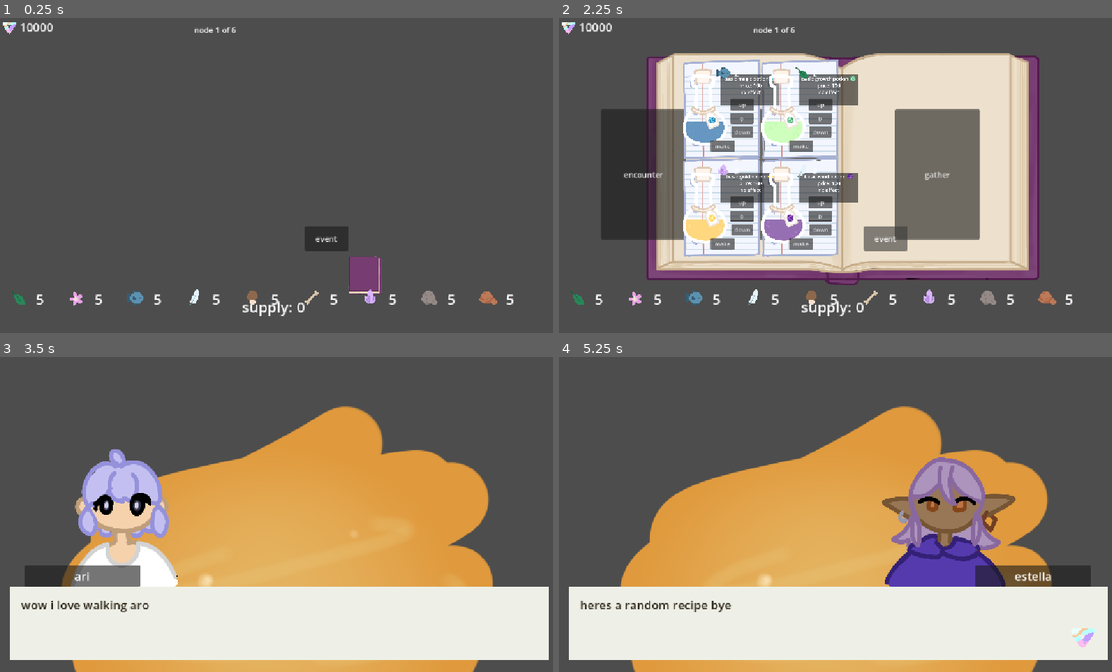
Above: before the commit, frames 1-4 (two rows, left to right).
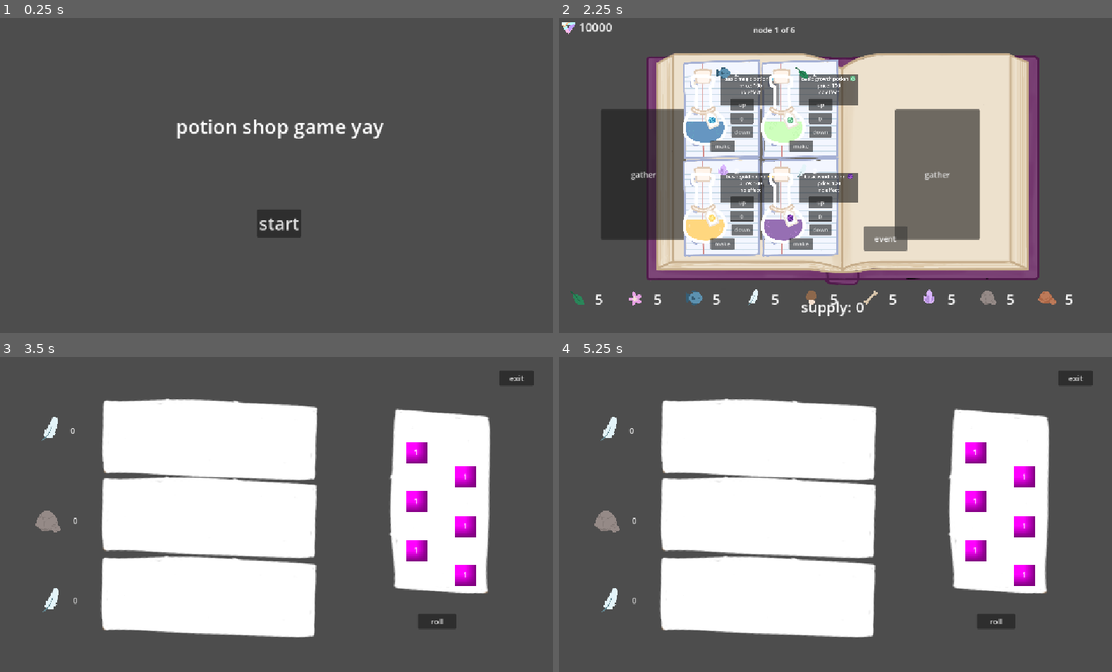
Above: after the commit, the same moments.

Repository: clairewsu/game
Game: Godot game, scene res://resources/encounters/home.tscn
The game is run twice, just before and just after one commit, with the same random seed, the same clock (stepped at 60 frames per second) and the same inputs. Before the commit the project starts from res://scenes/bigmain.tscn. The engine's default icon, where the game draws it, is replaced by a stand-in: a white triangle on a blue panel in a dark square.
Inputs (mouse positions are in pixels of both pictures, inside the frame that each line leads up to):
- Up to frame 1 (0.25 s): no input
- Up to frame 2 (2.25 s): click (835, 222) at 0.5 s, where only the run after the commit has a clickable "start"; click (923, 273) at 1.25 s; click "event" at 2 s
- Up to frame 3 (3.5 s): click (82, 514) at 2.75 s, where only the run before the commit has a clickable "encounter"
- Up to frame 4 (5.25 s): tap Enter (enter) at 3.5 s; move the mouse to (962, 498) at 3.52 s; hold Enter (enter) 3.53-4.25 s; click (962, 498) at 3.67 s; tap Left (l) at 3.8 s; drag from (730, 530) to (813, 577) at 4.27 s; tap Space (space) at 5 s; move the mouse to (896, 445) at 5.02 s; press the mouse at (896, 445) at 5.03 s

The runs differ from the first frame. In frame 1, 4.0% of the frame differs, in the area x 0-93%, y 1-95%; in frame 2, less than 0.1%; in frame 3, 62%, in the area x 1-100%, y 4-100%; in frame 4, 61%.

Commit message:
first playable (very buggy) build yay

Diff:
--- /dev/null
+++ b/home.gd
@@ -0,0 +1,24 @@
+extends Node
+var game_scene=preload("res://scenes/bigmain.tscn")
+
+
+# Called when the node enters the scene tree for the first time.
+func _ready() -> void:
+	pass # Replace with function body.
+
+
+# Called every frame. 'delta' is the elapsed time since the previous frame.
+func _process(delta: float) -> void:
+	pass
+
+
+func _on_start_pressed() -> void:
+	var game=game_scene.instantiate()
+	add_child(game)
+	$start.hide()
+	$Label.hide()
+	game.tree_exited.connect(_on_end)
+
+func _on_end():
+	$start.show()
+	$Label.show()
--- a/project.godot
+++ b/project.godot
@@ -11,7 +11,7 @@
 [application]
 
 config/name="like card or hwatever"
-run/main_scene="uid://c681khles0wyn"
+run/main_scene="uid://coeroqjb8wdpc"
 config/features=PackedStringArray("4.6", "Forward Plus")
 config/icon="res://icon.svg"
 
--- /dev/null
+++ b/resources/encounters/home.tscn
@@ -0,0 +1,24 @@
+[gd_scene format=3 uid="uid://coeroqjb8wdpc"]
+
+[ext_resource type="Script" uid="uid://ba7hat777uqwd" path="res://home.gd" id="1_t4cf2"]
+
+[node name="Node" type="Node" unique_id=573697883]
+script = ExtResource("1_t4cf2")
+
+[node name="start" type="Button" parent="." unique_id=1880446522]
+offset_left = 525.0
+offset_top = 395.0
+offset_right = 615.0
+offset_bottom = 453.0
+theme_override_font_sizes/font_size = 36
+text = "start"
+
+[node name="Label" type="Label" parent="." unique_id=1184315712]
+offset_left = 359.0
+offset_top = 198.0
+offset_right = 783.0
+offset_bottom = 253.0
+theme_override_font_sizes/font_size = 40
+text = "potion shop game yay"
+
+[connection signal="pressed" from="start" to="." method="_on_start_pressed"]
--- a/scenes/ui_or_smth.tscn
+++ b/scenes/ui_or_smth.tscn
@@ -129,7 +129,30 @@
 ignore_texture_size = true
 stretch_mode = 0
 
+[node name="quota" type="Label" parent="." unique_id=1963619229]
+offset_right = 40.0
+offset_bottom = 23.0
+theme_override_font_sizes/font_size = 24
+text = "quota: 10000"
+
+[node name="currentscore" type="Label" parent="." unique_id=494947870]
+offset_left = 177.0
+offset_right = 321.0
+offset_bottom = 34.0
+theme_override_font_sizes/font_size = 24
+text = "score: 10000"
+
+[node name="losebutton" type="Button" parent="." unique_id=1729776475]
+visible = false
+offset_left = 682.0
+offset_top = 516.0
+offset_right = 816.0
+offset_bottom = 558.0
+theme_override_font_sizes/font_size = 24
+text = "you lost lol"
+
 [connection signal="timeout" from="Timer" to="." method="_on_timer_timeout"]
 [connection signal="pressed" from="startbutton" to="." method="_on_startbutton_pressed"]
 [connection signal="pressed" from="endbutton" to="." method="_on_endbutton_pressed"]
 [connection signal="pressed" from="pausebutton" to="." method="_on_pausebutton_pressed"]
+[connection signal="pressed" from="losebutton" to="." method="_on_losebutton_pressed"]
--- a/scripts/bigmain.gd
+++ b/scripts/bigmain.gd
@@ -163,17 +163,19 @@
 	$moneycount/Timer.start()
 
 func update_moneys_popup():
+	if Global.moneys<0:
+		return
 	popping_up=true
 	var tween=create_tween()
 	$moneycount.show()
 	$moneycount.position+=Vector2(0,-100)
-	tween.tween_property($moneycount,"position",$moneycount.position+Vector2(0,100),1)
+	tween.tween_property($moneycount,"position",$moneycount.position+Vector2(0,100),.5)
 	tween.tween_method(update_moneys,int($moneycount/Label.text),Global.moneys,1)
 	await tween.finished
 	if not visible:
 		tween=create_tween()
 		tween.tween_interval(.3)
-		tween.tween_property($moneycount,"position",$moneycount.position+Vector2(0,-100),1)
+		tween.tween_property($moneycount,"position",$moneycount.position+Vector2(0,-100),.5)
 		await tween.finished
 		$moneycount.hide()
 	$moneycount.position=Vector2(0,0)
--- a/scripts/dice.gd
+++ b/scripts/dice.gd
@@ -1,4 +1,5 @@
 extends Area2D
+class_name dice
 var drag=false
 var defaultpos=Vector2(100,100)
 var amt:int
--- a/scripts/gather.gd
+++ b/scripts/gather.gd
@@ -47,16 +47,20 @@
 	var x=0
 	if event.is_action_released("move"):
 		for area in $area1.get_overlapping_areas():
-			area.assigned=1
-			x+=1
+			if area is dice:
+				area.assigned=1
+				x+=1
 		for area in $area2.get_overlapping_areas():
-			area.assigned=2
-			x+=1
+			if area is dice:
+				area.assigned=2
+				x+=1
 		for area in $area3.get_overlapping_areas():
-			area.assigned=3
-			x+=1
+			if area is dice:
+				area.assigned=3
+				x+=1
 		for area in $dice_home.get_overlapping_areas():
-			area.assigned=0
+			if area is dice:
+				area.assigned=0
 		occupied=maxoccupied-x
 	if event.is_action_released("enter"):
 		if can_roll:
--- a/scripts/global.gd
+++ b/scripts/global.gd
@@ -5,6 +5,8 @@
 var decors=[]
 var default_moneys=10000
 var moneys=default_moneys
+var level=1
+var quota:int
 var money_scene=preload("res://scenes/money_popup.tscn")
 
 # Called when the node enters the scene tree for the first time.
@@ -14,7 +16,7 @@
 
 # Called every frame. 'delta' is the elapsed time since the previous frame.
 func _process(delta: float) -> void:
-	pass
+	quota=level*500
 
 func spawn_money(amt,position,parent):
 	var x=clampi(amt/100,3,20)
--- a/scripts/mainui.gd
+++ b/scripts/mainui.gd
@@ -16,6 +16,8 @@
 	get_parent().show_menu()
 
 func show_inv():
+	if not is_inside_tree():
+		return
 	for thing in get_tree().get_nodes_in_group("labels"):
 		thing.queue_free()
 	var x=0
--- a/scripts/ui_or_smth.gd
+++ b/scripts/ui_or_smth.gd
@@ -77,14 +77,19 @@
 	await get_tree().create_timer(.8).timeout
 	await countmult(roundmult)
 	await counttotal(total)
-	Global.moneys+=total
+	Global.moneys+=total-Global.quota
 	if total>0:
 		Global.spawn_money(total,Vector2(730,350),self)
-	$endbutton.show()
+	if Global.moneys<0:
+		$losebutton.show()
+	else:
+		$endbutton.show()
 
 # Called every frame. 'delta' is the elapsed time since the previous frame.
 func _process(delta: float) -> void:
 	$deckcounter.text=str(DeckManager.deck.size())
+	$quota.text="quota: "+str(Global.quota)
+	$currentscore.text="earnings: "+str(get_parent().score)
 
 func countmult(tovalue):
 	var start=1
@@ -110,6 +115,7 @@
 		await tween.finished
 	else:
 		updatetotal(0)
+	$scorecounter.text="base score: %d\npenalty: %d\nround bonus: x%.2f\ntotal:%d\nquota:%d"% [base,penalty,roundmult,int(round(tovalue)),Global.quota]
 
 func updatetotal(totalvalue:float):
 	$scorecounter.text="base score: %d\npenalty: %d\nround bonus: x%.2f\ntotal:%d"% [base,penalty,roundmult,int(round(totalvalue))]
@@ -144,3 +150,7 @@
 	if not pause:
 		$pausebutton.texture_normal=opensign
 		get_tree().paused=false
+
+
+func _on_losebutton_pressed() -> void:
+	get_parent().get_parent().queue_free()
Not shown, added: home.gd.uid
